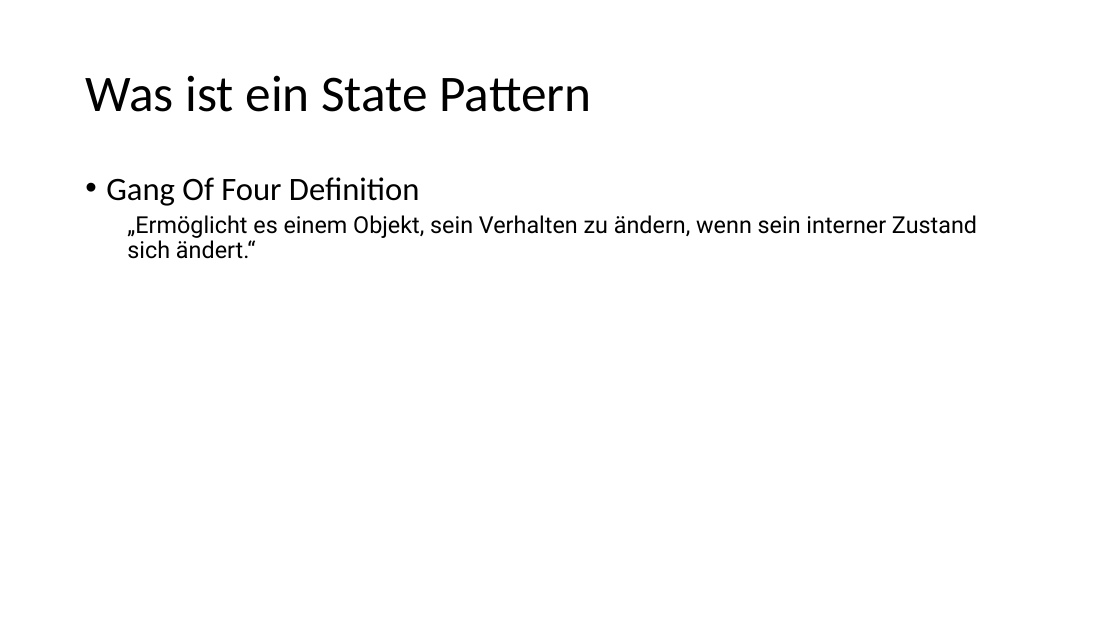
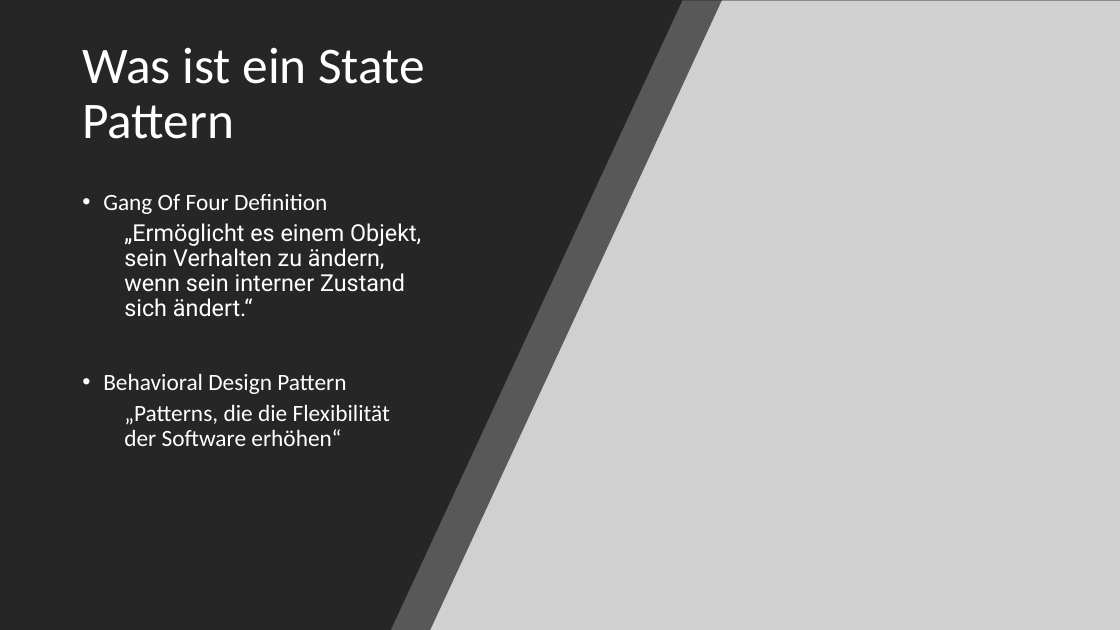
Before and after one commit to ArkonM/4CHIF, a slide deck: slide 3 of POS - Wolfgang Schermann/Referat/State-Designpattern.pptx. Drawn at 1120x630 pixels with LibreOffice and Linux fonts; fonts in the diff are those of the drawing; grey boxes stand for pictures. Boxes give left, top, right and bottom in pixels: in the first picture for what was removed or moved away, otherwise in the second. Text is boxed around its words. In the diff, an @@ line names an element or a change of style, - is before the commit and + after.

```diff
--- a/POS - Wolfgang Schermann/Referat/State-Designpattern.pptx
+++ b/POS - Wolfgang Schermann/Referat/State-Designpattern.pptx
@@ background #FFFFFF to #000000 @@
@@ freeform shape added at (0, 0, 723, 630), fill #262626 at 70% opacity @@
@@ freeform shape added at (0, 0, 683, 630), fill #262626 @@
@@ picture added at (378, 0, 1120, 630) @@
@@ title "Was ist ein State Pattern" at (82, 47, 424, 139): text colour #000000 to #FFFFFF @@
@@ text "Gang Of Four Definition": place and size @@
-text "Gang Of Four Definition" at (106, 177, 977, 259)
+text "Gang Of Four Definition" at (103, 194, 421, 446)
@@ text at (103, 194, 421, 317): size 28 to 20 pt in "Gang Of Four Definition"; text colour #000000 to #FFFFFF in "Gang Of Four Definition", "„Ermöglicht es einem Objekt, sein Verhalten zu ..." @@
@@ text at (103, 373, 391, 446): paragraphs added @@
+• Behavioral Design Pattern
+  „Patterns, die die Flexibilität der Software erhöhen“
```
Also in this commit, not shown: 2 other slides changed, 2 slides added, 3 other files.
